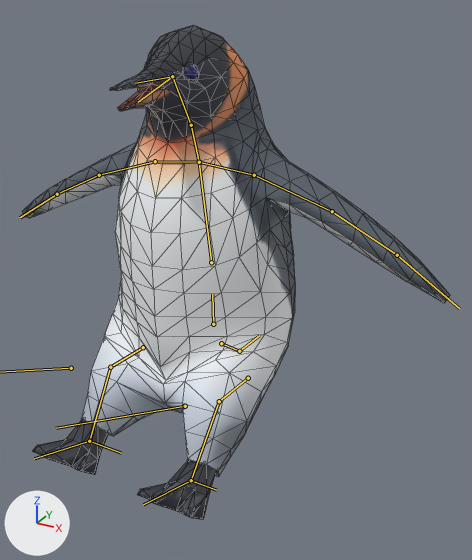
What one commit did to the glTF model assets/3D/Penguins/KingPenguin/KingPenguin.gltf.
Camera for both pictures: a 50 mm lens placed at (0.682, -1.193, 1.175), pointed at (0.079, -0.097, 0.627). The axes (+X, +Y, +Z) are drawn at lower left. The lights are the same throughout. Both versions are drawn at frame 0 of the action 'sit still'; the numbers are the values there. The bones that bend it are drawn over the model as lines. Mesh edges are drawn as thin lines.

In view in the first picture: 'KingPenguin'.
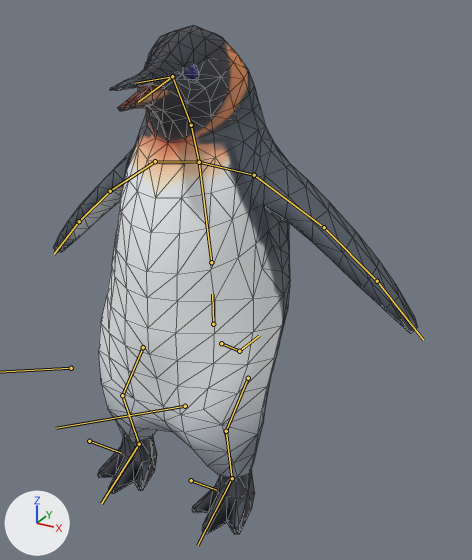
Edits to the bpy script that builds the scene:
```text
Change bone_left_upper_flipper:
    where bone_left_upper_flipper = bpy.data.objects['Armature'].pose.bones['Left Upper Flipper']  # child of 'Left Shoulder'
    bone_left_upper_flipper.rotation_quaternion: (0.988, 0.04, -0.091, 0.121) -> (1.0, 0.0, 0.0, 0.0)  # degrees (3, -11, 14) -> degrees (0, 0, 0)
Change bone_right_upper_flipper:
    where bone_right_upper_flipper = bpy.data.objects['Armature'].pose.bones['Right Upper Flipper']  # child of 'Right Shoulder'
    bone_right_upper_flipper.rotation_quaternion: (0.988, 0.04, 0.091, -0.121) -> (1.0, 0.0, 0.0, 0.0)  # degrees (3, 11, -14) -> degrees (0, 0, 0)
Change bone_left_upper_leg:
    where bone_left_upper_leg = bpy.data.objects['Armature'].pose.bones['Left Upper Leg']  # child of 'Lower Torso'
    bone_left_upper_leg.rotation_quaternion: (0.919, 0.393, 0.001, -0.01) -> (1.0, 0.0, 0.0, 0.0)  # degrees (46, 1, -1) -> degrees (0, 0, 0)
Change bone_left_lower_leg:
    where bone_left_lower_leg = bpy.data.objects['Armature'].pose.bones['Left Lower Leg']  # child of 'Left Upper Leg'
    bone_left_lower_leg.rotation_quaternion: (0.999, 0.038, 0.0, 0.0) -> (1.0, 0.0, 0.0, 0.0)  # degrees (4, 0, 0) -> degrees (0, 0, 0)
Change bone_left_foot:
    where bone_left_foot = bpy.data.objects['Armature'].pose.bones['Left Foot']  # child of 'Left Lower Leg'
    bone_left_foot.rotation_quaternion: (0.999, -0.046, 0.006, -0.01) -> (1.0, 0.0, 0.0, 0.0)  # degrees (-5, 1, -1) -> degrees (0, 0, 0)
Change bone_right_upper_leg:
    where bone_right_upper_leg = bpy.data.objects['Armature'].pose.bones['Right Upper Leg']  # child of 'Lower Torso'
    bone_right_upper_leg.rotation_quaternion: (0.919, 0.393, -0.001, 0.01) -> (1.0, 0.0, 0.0, 0.0)  # degrees (46, -1, 1) -> degrees (0, 0, 0)
Change bone_right_lower_leg:
    where bone_right_lower_leg = bpy.data.objects['Armature'].pose.bones['Right Lower Leg']  # child of 'Right Upper Leg'
    bone_right_lower_leg.rotation_quaternion: (0.999, 0.038, 0.0, 0.0) -> (1.0, 0.0, 0.0, 0.0)  # degrees (4, 0, 0) -> degrees (0, 0, 0)
Change bone_right_foot:
    where bone_right_foot = bpy.data.objects['Armature'].pose.bones['Right Foot']  # child of 'Right Lower Leg'
    bone_right_foot.rotation_quaternion: (0.999, -0.046, -0.006, 0.01) -> (1.0, 0.0, 0.0, 0.0)  # degrees (-5, -1, 1) -> degrees (0, 0, 0)
```

Boxes [x1, y1, x2, y2] around the edits, measured in the pictures (472 x 560 px):
'KingPenguin', posed (15% narrower): before [22, 25, 450, 520]; after [53, 25, 418, 535]
bone 'Left Upper Flipper', root to tip: before (254, 175) to (332, 211); after (254, 175) to (324, 227)
bone 'Right Upper Flipper', root to tip: before (155, 161) to (99, 175); after (155, 161) to (110, 191)
bone 'Left Upper Leg', root to tip: before (248, 378) to (219, 401); after (248, 378) to (226, 431)
bone 'Left Lower Leg', root to tip: before (219, 401) to (191, 480); after (226, 431) to (232, 478)
bone 'Left Foot', root to tip: before (191, 480) to (143, 504); after (232, 478) to (197, 545)
bone 'Right Upper Leg', root to tip: before (143, 347) to (110, 367); after (143, 347) to (122, 395)
bone 'Right Lower Leg', root to tip: before (110, 367) to (89, 441); after (122, 395) to (139, 444)
bone 'Right Foot', root to tip: before (89, 441) to (34, 458); after (139, 444) to (101, 503)
